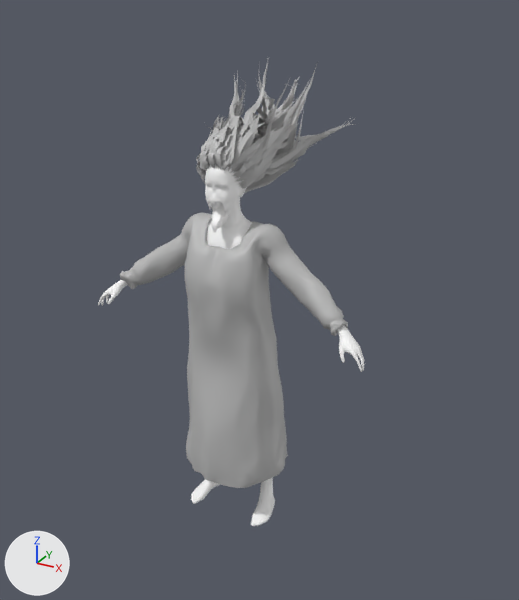
The FBX model Assets/Models/Monster/3D_TheMaiden_Mnstr.fbx, before and after one commit.
The view is the same before and after, from a camera (50 mm lens) standing at (2.35, -3.86, 3.69) and looking at (0.11, 0.21, 1.66). The lights are fixed; the arrows at lower left show +X, +Y and +Z. Where no turn or scale is listed for an object, it has been applied to the vertices.

In view in the first picture: 'Maiden_Body', 'Maiden_Dress', 'Maiden_Hair'.
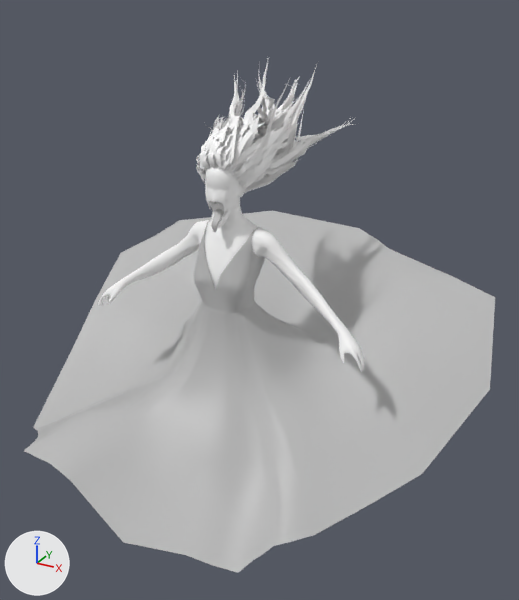
The newer file is also turned or shifted as a whole; pictures and numbers use the older file's frame.

Changed parts and their boxes [x1, y1, x2, y2] in the pictures (519 x 600 px):
'TheMaiden_Dress', added: after [24, 211, 495, 573]
'Maiden_Dress', deleted: before [120, 212, 348, 488]
'TheMaiden_Body', added: after [98, 164, 364, 372]
'TheMaiden_Hair', added: after [196, 58, 354, 193]
'Maiden_Hair', deleted: before [196, 58, 354, 193]
'Maiden_Body', deleted: before [98, 164, 364, 526]

Edits to the bpy script that builds the scene:
```text
Add mat_fibers197:
    mat_fibers197 = principled_material('Fibers197')
    mat_fibers197.base_color = (1.0, 1.0, 1.0)  # white #ffffff
    mat_fibers197.roughness = 0.859
Add me_mesh_1:
    me_mesh_1.from_pydata(...)  # 4527 vertices, 4574 faces; spans x -1.03..1.04, y -0.22..0.22, z -1.35..1.35
    me_mesh_1.materials.append(mat_maiden_body_m)  # its picture is missing
Add me_mesh_003_1:
    me_mesh_003_1.from_pydata(...)  # 15000 vertices, 6500 faces; spans x -0.433..0.534, y -0.195..1.202, z 1.03..2.118
    me_mesh_003_1.materials.append(mat_fibers197)  # its picture is missing
Add me_mesh_002_1:
    me_mesh_002_1.from_pydata(...)  # 655 vertices, 602 faces; spans x -1.62..1.69, y -1.22..1.63, z -0.85..0.93
    me_mesh_002_1.materials.append(mat_maiden_dress_m)  # grey #bcbcbc
Remove ob_maiden_dress:
    ob_maiden_dress = bpy.data.objects.new('Maiden_Dress', me_mesh_001)
    ob_maiden_dress.location = (0.0, 0.0, 1.326)
Remove ob_maiden_hair:
    ob_maiden_hair = bpy.data.objects.new('Maiden_Hair', me_mesh_002)
    ob_maiden_hair.location = (0.0, 0.0, 1.326)
Remove ob_maiden_body:
    ob_maiden_body = bpy.data.objects.new('Maiden_Body', me_mesh)
    ob_maiden_body.location = (0.0, 0.015, 1.351)
Add ob_themaiden_body:
    ob_themaiden_body = bpy.data.objects.new('TheMaiden_Body', me_mesh_1)
    ob_themaiden_body.location = (-0.003, 0.014, 1.352)
Add ob_themaiden_hair:
    ob_themaiden_hair = bpy.data.objects.new('TheMaiden_Hair', me_mesh_003_1)
    ob_themaiden_hair.location = (0.0, 0.0, 1.326)
Add ob_themaiden_dress:
    ob_themaiden_dress = bpy.data.objects.new('TheMaiden_Dress', me_mesh_002_1)
    ob_themaiden_dress.location = (0.0, 0.0, 1.326)
```
